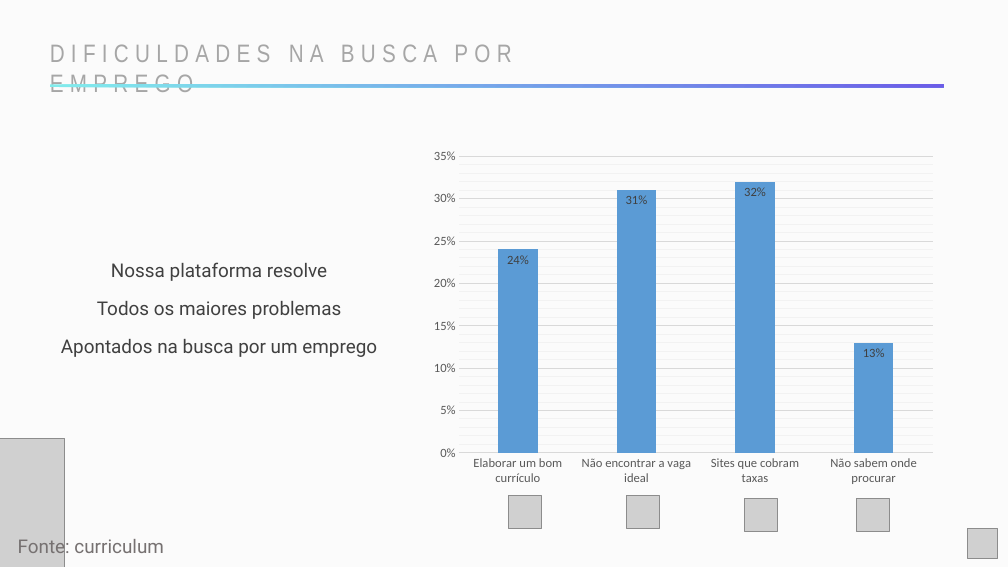
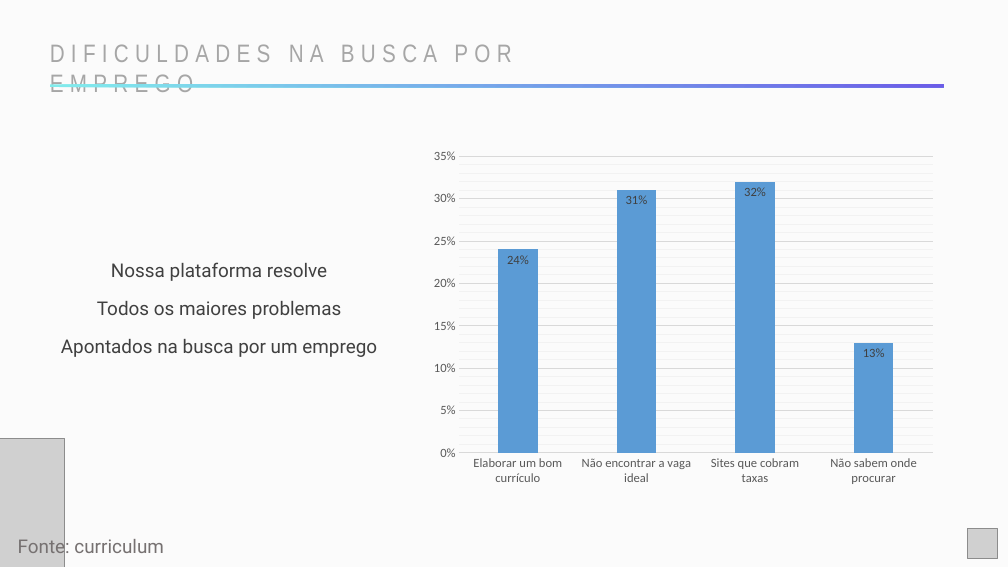
Before and after one commit to ismikeandrews/goodfit, a slide deck: slide 4 of pitch/pitch-next.pptx (slide 3 before the commit). Drawn at 1008x567 pixels with LibreOffice and Linux fonts; fonts in the diff are those of the drawing; grey boxes stand for pictures. Boxes give left, top, right and bottom in pixels: in the first picture for what was removed or moved away, otherwise in the second. Text is boxed around its words. In the diff, an @@ line names an element or a change of style, - is before the commit and + after.

```diff
--- a/pitch/pitch-next.pptx
+++ b/pitch/pitch-next.pptx
@@ picture removed at [509, 495, 542, 529] @@
@@ picture removed at [627, 495, 660, 529] @@
@@ picture removed at [745, 498, 778, 532] @@
@@ picture removed at [856, 498, 889, 532] @@
```
Also in this commit, not shown: 8 slides added.
